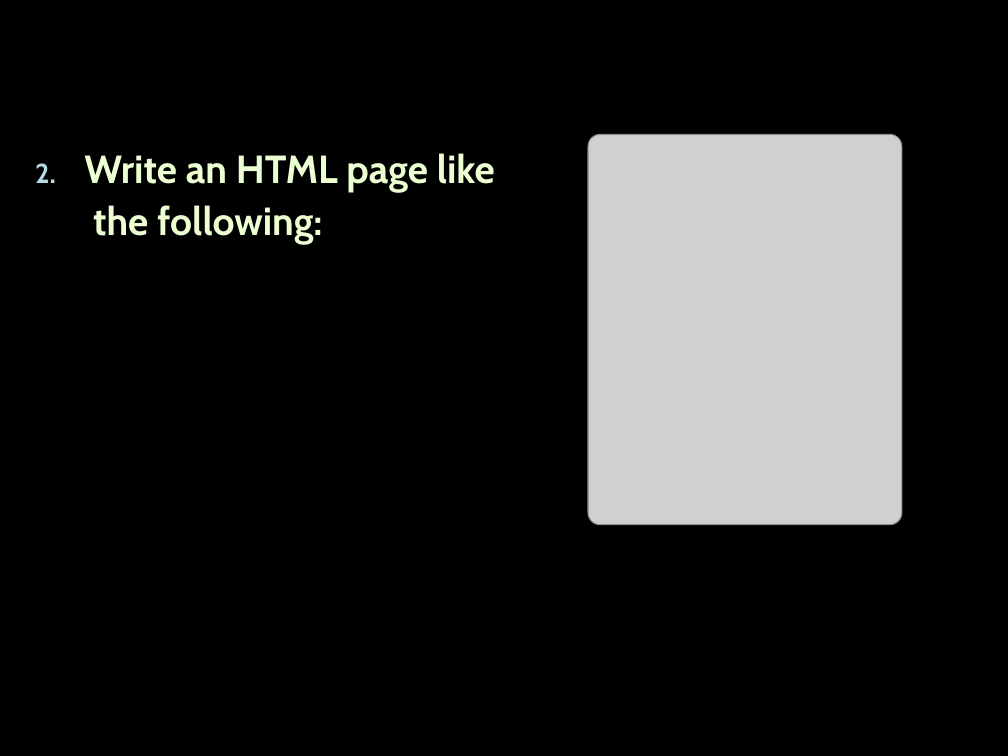
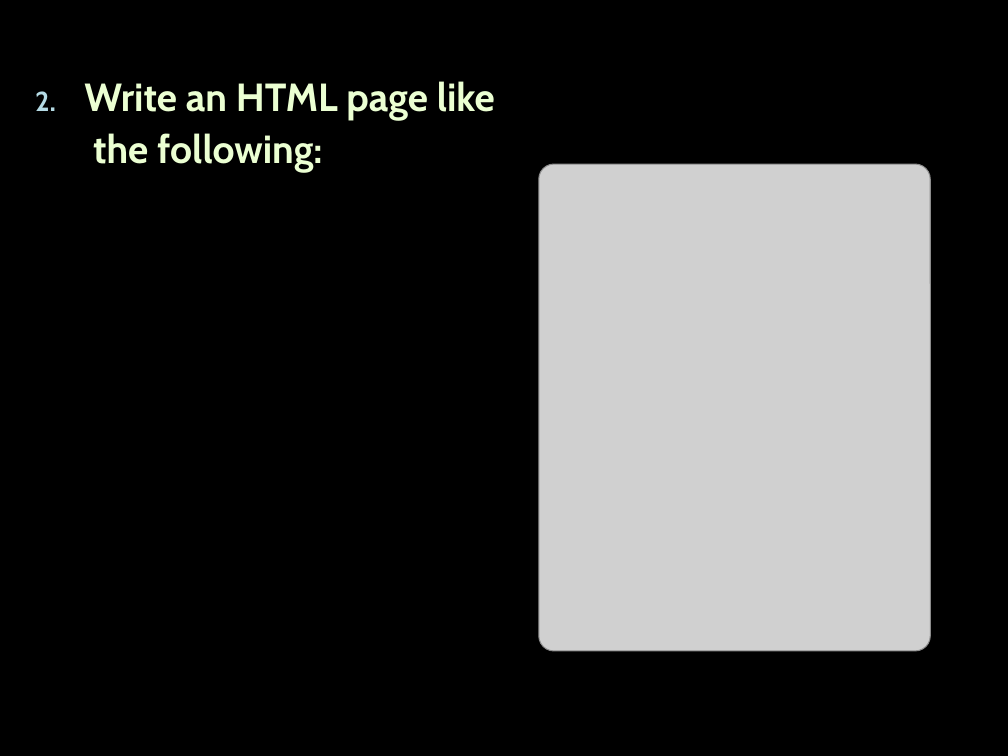
Before and after one commit to Termininja/TelerikAcademy, a slide deck: slide 2 of Web Design/HTML/1. Fundamentals/Fundamentals.pptx. Drawn at 1008x756 pixels with LibreOffice and Linux fonts; fonts in the diff are those of the drawing; grey boxes stand for pictures. Boxes give left, top, right and bottom in pixels: in the first picture for what was removed or moved away, otherwise in the second. Text is boxed around its words. In the diff, an @@ line names an element or a change of style, - is before the commit and + after.

Commit message:
HTML

```diff
--- a/Web Design/HTML/1. Fundamentals/Fundamentals.pptx
+++ b/Web Design/HTML/1. Fundamentals/Fundamentals.pptx
@@ text "Write an HTML page like ...": place and size @@
-text "Write an HTML page like ..." at (84, 153, 495, 244)
+text "Write an HTML page like ..." at (84, 81, 495, 173)
@@ picture: place and size @@
-picture at (588, 134, 901, 524)
+picture at (539, 164, 930, 651)
```
Also in this commit, not shown: 2 other slides changed, 49 other files.
